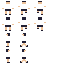
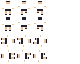
The second (80, 64) image is a revision of the first. Changes to its layers:
painted on "player1-sheet.png" over [1, 33, 47, 63]
